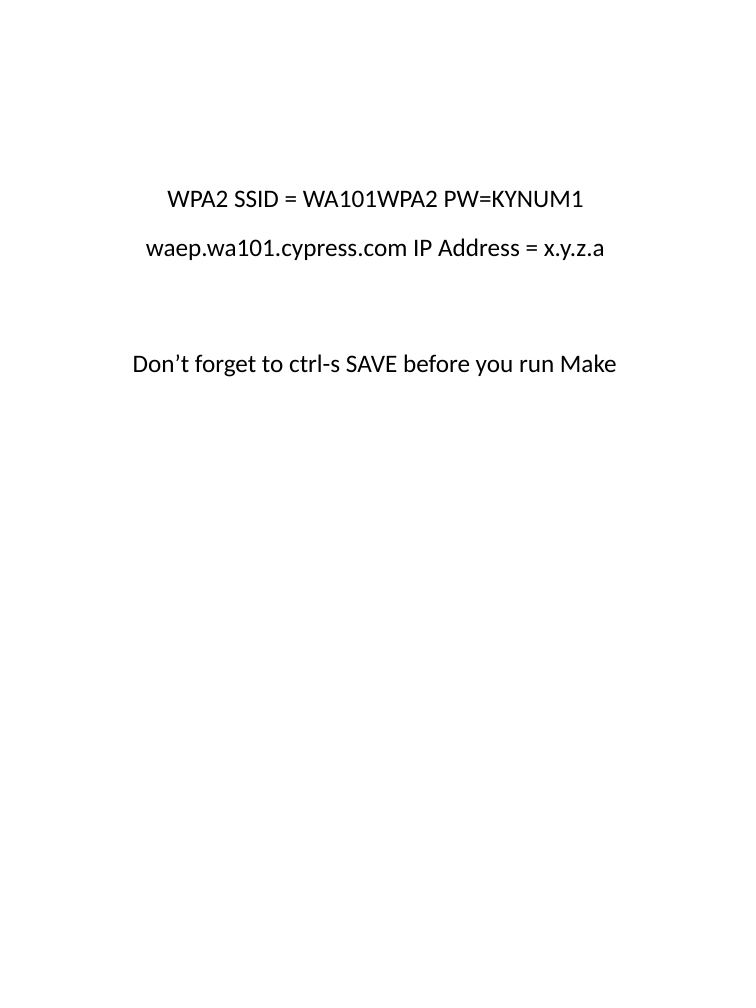
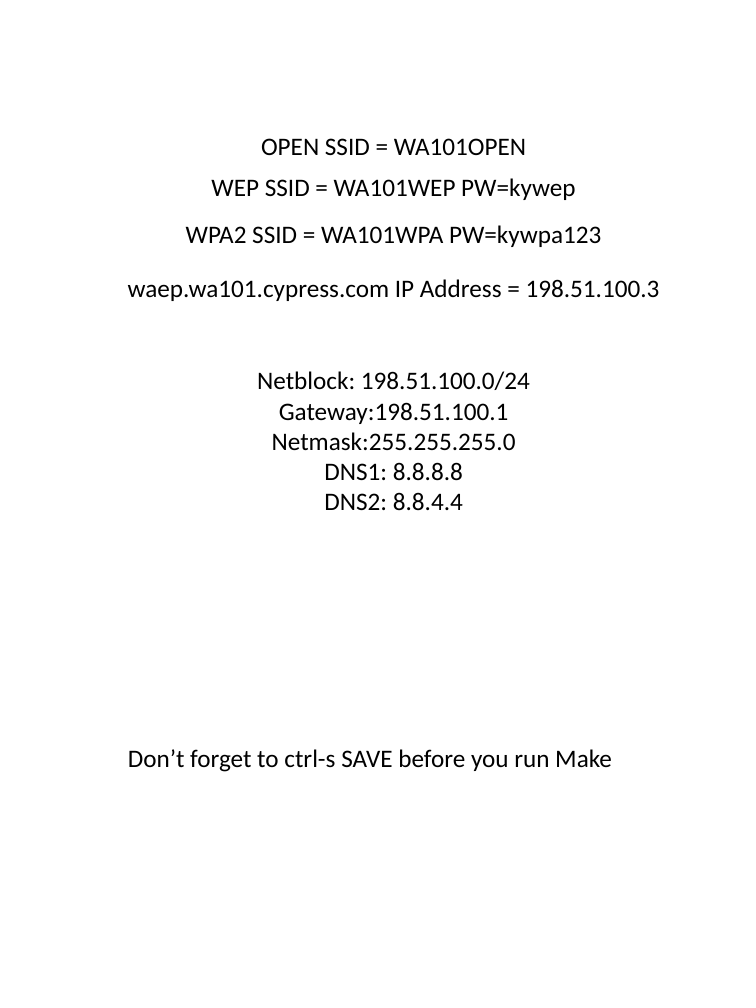
Before and after one commit to iotexpert/WW101, a slide deck: slide 2 of labmanual/cover-page.pptx. Drawn at 756x1008 pixels with LibreOffice and Linux fonts; fonts in the diff are those of the drawing. Boxes give left, top, right and bottom in pixels: in the first picture for what was removed or moved away, otherwise in the second. Text is boxed around its words. In the diff, an @@ line names an element or a change of style, - is before the commit and + after.

Commit message:
coverpage

```diff
--- a/labmanual/cover-page.pptx
+++ b/labmanual/cover-page.pptx
@@ text added at [261, 138, 526, 155], 18 pt, text #000000 @@
+OPEN SSID = WA101OPEN
@@ text added at [211, 178, 575, 200], 18 pt, text #000000 @@
+WEP SSID = WA101WEP PW=kywep
@@ text at [186, 225, 601, 247]: text changed @@
-WPA2 SSID = WA101WPA2 PW=KYNUM1
+WPA2 SSID = WA101WPA PW=kywpa123
@@ text at [128, 279, 660, 301]: text changed @@
-waep.wa101.cypress.com IP Address = x.y.z.a
+waep.wa101.cypress.com IP Address = 198.51.100.3
@@ text added at [257, 371, 530, 511], 18 pt, text #000000 @@
+Netblock: 198.51.100.0/24
+Gateway:198.51.100.1
+Netmask:255.255.255.0
+DNS1: 8.8.8.8
+DNS2: 8.8.4.4
@@ text "Don’t forget to ctrl-s SAVE ...": place and size @@
-text "Don’t forget to ctrl-s SAVE ..." at [133, 354, 617, 377]
+text "Don’t forget to ctrl-s SAVE ..." at [128, 749, 612, 772]
@@ text "Don’t forget to ctrl-s SAVE ..." at [128, 749, 612, 772]: alignment left to centre @@
```
